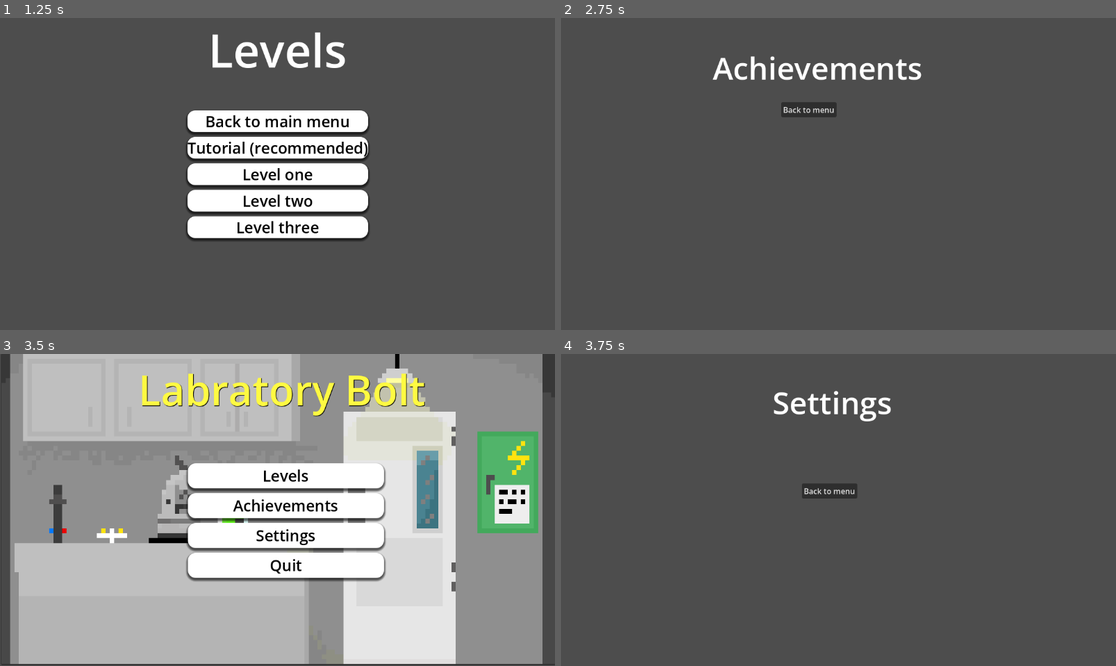
Above: before the commit, frames 1-4 (two rows, left to right).
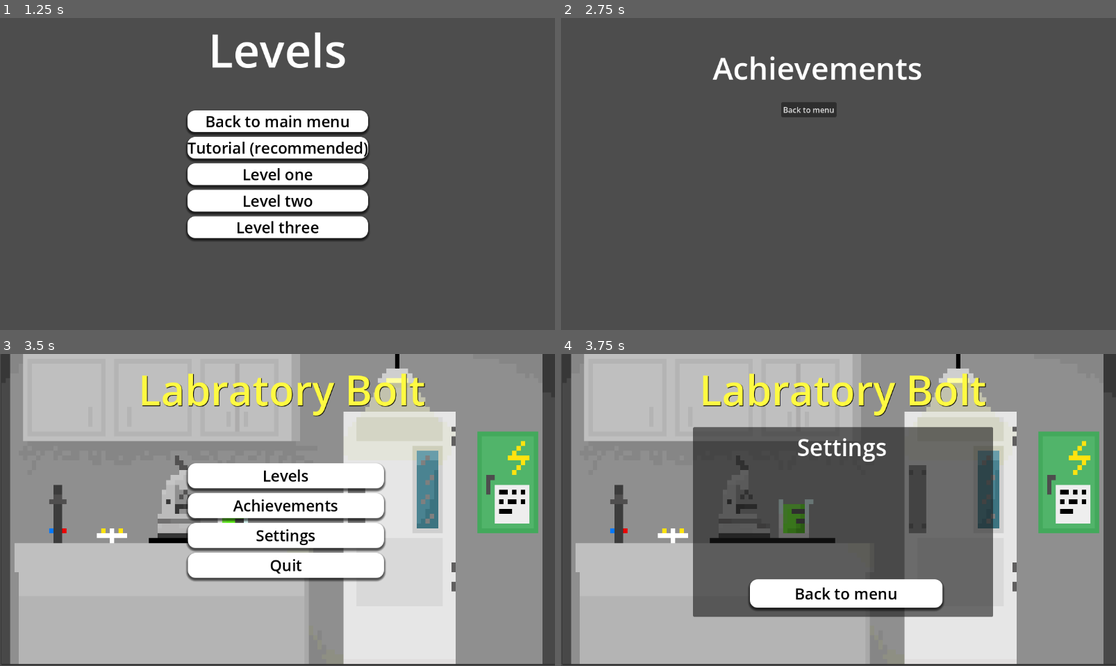
Above: after the commit, the same moments.

Repository: jackrichards-hub/ASSESSMENT
Game: Godot game, scene res://Scenes/menu.tscn
The game is run twice, just before and just after one commit, with the same random seed, the same clock (stepped at 60 frames per second) and the same inputs.
Inputs:
- Up to frame 1 (1.25 s): click "Levels" at 0.5 s
- Up to frame 2 (2.75 s): click "Back to main menu" at 1.25 s; click "Achievements" at 2 s
- Up to frame 3 (3.5 s): click "Back to menu" at 2.75 s
- Up to frame 4 (3.75 s): click "Settings" at 3.5 s

Frames 1-3 are identical in both runs. In frame 4, 75% of the frame differs, in the area x 0-100%, y 0-100%.

Commit message:
added main menu stuff

Diff:
--- a/assessment-for-year-12/Scenes/menu.tscn
+++ b/assessment-for-year-12/Scenes/menu.tscn
@@ -37,7 +37,7 @@
 scale = Vector2(8.976563, 10.078125)
 texture = ExtResource("2_xhh6f")
 
-[node name="VBoxContainer" type="VBoxContainer" parent="." unique_id=535067310]
+[node name="MainButtons" type="VBoxContainer" parent="." unique_id=535067310]
 layout_mode = 1
 anchors_preset = -1
 anchor_left = 0.337
@@ -52,7 +52,7 @@
 grow_vertical = 2
 theme_override_constants/separation = 10
 
-[node name="Levels" type="Button" parent="VBoxContainer" unique_id=958320903]
+[node name="Levels" type="Button" parent="MainButtons" unique_id=958320903]
 layout_mode = 2
 size_flags_vertical = 3
 theme_override_colors/font_color = Color(0, 0, 0, 1)
@@ -60,7 +60,7 @@
 theme_override_styles/normal = SubResource("StyleBoxFlat_u4yt8")
 text = "Levels"
 
-[node name="Achievements" type="Button" parent="VBoxContainer" unique_id=534995145]
+[node name="Achievements" type="Button" parent="MainButtons" unique_id=534995145]
 layout_mode = 2
 size_flags_vertical = 3
 theme_override_colors/font_color = Color(0, 0, 0, 1)
@@ -68,7 +68,7 @@
 theme_override_styles/normal = SubResource("StyleBoxFlat_u4yt8")
 text = "Achievements"
 
-[node name="Settings" type="Button" parent="VBoxContainer" unique_id=1596786288]
+[node name="Settings" type="Button" parent="MainButtons" unique_id=1596786288]
 layout_mode = 2
 size_flags_vertical = 3
 theme_override_colors/font_color = Color(0, 0, 0, 1)
@@ -76,7 +76,7 @@
 theme_override_styles/normal = SubResource("StyleBoxFlat_u4yt8")
 text = "Settings"
 
-[node name="Quit" type="Button" parent="VBoxContainer" unique_id=424130093]
+[node name="Quit" type="Button" parent="MainButtons" unique_id=424130093]
 layout_mode = 2
 size_flags_vertical = 3
 theme_override_colors/font_color = Color(0, 0, 0, 1)
@@ -101,7 +101,41 @@
 horizontal_alignment = 1
 vertical_alignment = 1
 
-[connection signal="pressed" from="VBoxContainer/Levels" to="." method="_on_start_pressed"]
-[connection signal="pressed" from="VBoxContainer/Achievements" to="." method="_on_achievements_pressed"]
-[connection signal="pressed" from="VBoxContainer/Settings" to="." method="_on_settings_pressed"]
-[connection signal="pressed" from="VBoxContainer/Quit" to="." method="_on_quit_pressed"]
+[node name="Settings" type="Panel" parent="." unique_id=1843279087]
+layout_mode = 1
+anchors_preset = -1
+anchor_left = 0.508
+anchor_top = 0.53900003
+anchor_right = 0.508
+anchor_bottom = 0.53900003
+offset_left = -311.216
+offset_top = -197.27203
+offset_right = 311.784
+offset_bottom = 196.72797
+
+[node name="Label" type="Label" parent="Settings" unique_id=550737871]
+layout_mode = 0
+offset_left = 216.0
+offset_top = 8.0
+offset_right = 461.0
+offset_bottom = 75.0
+theme_override_font_sizes/font_size = 48
+text = "Settings"
+
+[node name="Back" type="Button" parent="Settings/Label" unique_id=496565034]
+layout_mode = 0
+offset_left = -98.0
+offset_top = 308.0
+offset_right = 302.0
+offset_bottom = 367.0
+size_flags_vertical = 3
+theme_override_colors/font_color = Color(0, 0, 0, 1)
+theme_override_font_sizes/font_size = 32
+theme_override_styles/normal = SubResource("StyleBoxFlat_u4yt8")
+text = "Back to menu"
+
+[connection signal="pressed" from="MainButtons/Levels" to="." method="_on_start_pressed"]
+[connection signal="pressed" from="MainButtons/Achievements" to="." method="_on_achievements_pressed"]
+[connection signal="pressed" from="MainButtons/Settings" to="." method="_on_settings_pressed"]
+[connection signal="pressed" from="MainButtons/Quit" to="." method="_on_quit_pressed"]
+[connection signal="pressed" from="Settings/Label/Back" to="." method="_on_back_options_pressed"]
--- a/assessment-for-year-12/Scenes/settings.tscn
+++ /dev/null
@@ -1,32 +0,0 @@
-[gd_scene format=3 uid="uid://cu0ab2m56542g"]
-
-[ext_resource type="Script" uid="uid://bp40fpncijla0" path="res://Scripts/settings.gd" id="1_4geyq"]
-
-[node name="Settings" type="Node2D" unique_id=1663672562]
-position = Vector2(557, 102)
-script = ExtResource("1_4geyq")
-metadata/_edit_group_ = true
-
-[node name="Label" type="Label" parent="." unique_id=347945253]
-anchors_preset = 3
-anchor_left = 1.0
-anchor_top = 1.0
-anchor_right = 1.0
-anchor_bottom = 1.0
-offset_left = -118.0
-offset_top = -46.0
-offset_right = 130.0
-offset_bottom = 42.0
-grow_horizontal = 0
-grow_vertical = 0
-theme_override_font_sizes/font_size = 64
-text = "Settings"
-
-[node name="Button" type="Button" parent="." unique_id=1306290935]
-offset_left = -57.0
-offset_top = 167.0
-offset_right = 58.0
-offset_bottom = 198.0
-text = "Back to menu"
-
-[connection signal="pressed" from="Button" to="." method="_on_button_pressed"]
--- a/assessment-for-year-12/Scripts/main_menu.gd
+++ b/assessment-for-year-12/Scripts/main_menu.gd
@@ -1,15 +1,18 @@
 extends Control
 
+@onready var main_buttons: VBoxContainer = $MainButtons
+@onready var settings: Panel = $Settings
 
-# Called when the node enters the scene tree for the first time.
-func _ready() -> void:
-	pass # Replace with function body.
+
 
 
 # Called every frame. 'delta' is the elapsed time since the previous frame.
 func _process(delta: float) -> void:
 	pass
 
+func _ready():
+	main_buttons.visible = true
+	settings.visible = false
 
 func _on_start_pressed() -> void:
 	get_tree().change_scene_to_file("res://Scenes/level_menu.tscn")
@@ -20,8 +23,13 @@
 
 
 func _on_settings_pressed() -> void:
-	get_tree().change_scene_to_file("res://Scenes/settings.tscn")
+	main_buttons.visible = false
+	settings.visible = true
 
 
 func _on_quit_pressed() -> void:
 	get_tree().quit()
+
+
+func _on_back_options_pressed() -> void:
+	_ready()
--- a/assessment-for-year-12/Scripts/settings.gd
+++ b/assessment-for-year-12/Scripts/settings.gd
@@ -1,4 +1,4 @@
-extends Node2D
+extends Control
 
 
 # Called when the node enters the scene tree for the first time.
@@ -10,6 +10,5 @@
 func _process(delta: float) -> void:
 	pass
 
-
-func _on_button_pressed() -> void:
+func _on_back_to_menu_pressed() -> void:
 	get_tree().change_scene_to_file("res://Scenes/menu.tscn")
